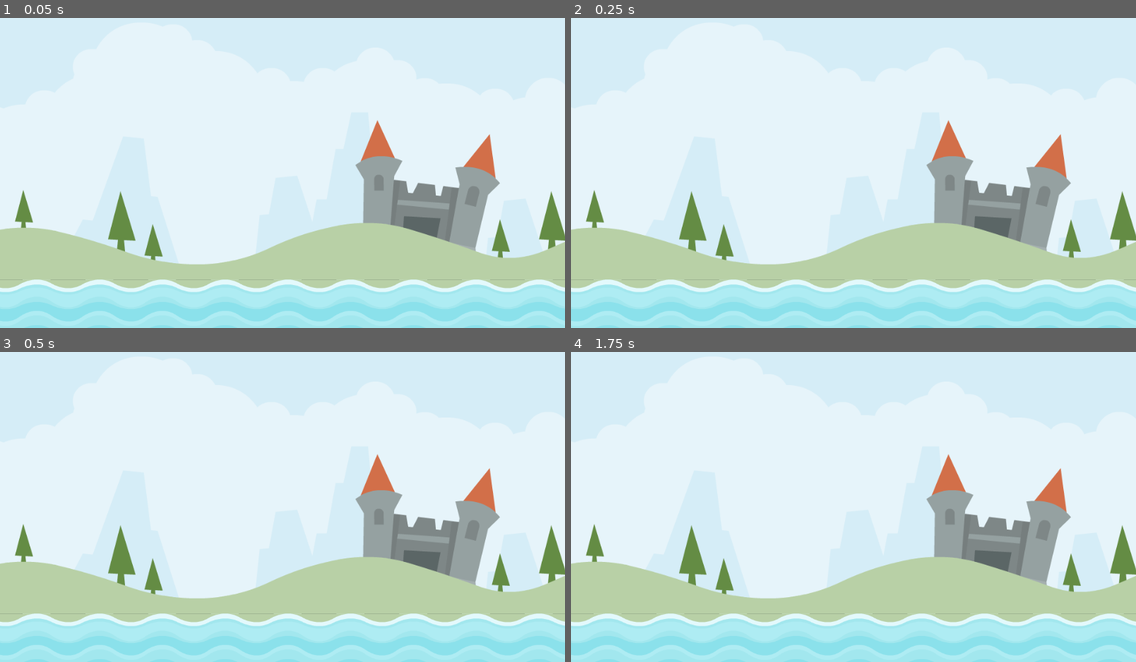
Above: before the commit, frames 1-4 (two rows, left to right).
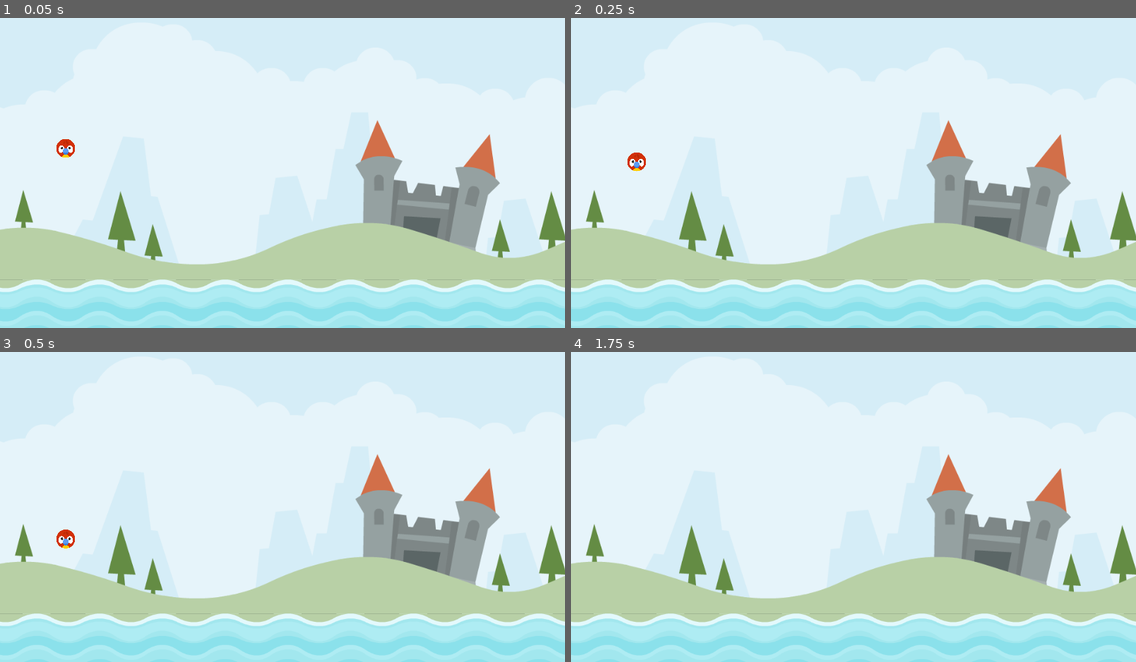
Above: after the commit, the same moments.

Repository: miguelbeltrancastro/Angry_Animals
Game: Godot game, scene res://scenes/level/level.tscn
The game is run twice, just before and just after one commit, with the same random seed, the same clock (stepped at 60 frames per second) and the same inputs.
Inputs (mouse positions are in pixels of both pictures, inside the frame that each line leads up to):
- Up to frame 1 (0.05 s): no input
- Up to frame 2 (0.25 s): no input
- Up to frame 3 (0.5 s): no input
- Up to frame 4 (1.75 s): move the mouse to (977, 488) at 0.52 s; click (977, 488) at 0.67 s; tap Enter at 1.25 s; move the mouse to (740, 519) at 1.27 s; click (740, 519) at 1.42 s

The runs differ from the first frame. In frame 1, 0.2% of the frame differs, in the area x 10-14%, y 39-45%; in frame 2, 0.2%; in frame 3, 0.2%, in the area x 10-14%, y 57-64%; in frame 4, nothing differs.

Commit message:
Added animal die logic

Diff:
--- /dev/null
+++ b/scenes/animal/animal.gd
@@ -0,0 +1,17 @@
+extends RigidBody2D
+
+
+# Called when the node enters the scene tree for the first time.
+func _ready():
+	pass # Replace with function body.
+
+
+# Called every frame. 'delta' is the elapsed time since the previous frame.
+func _physics_process(delta):
+	pass
+
+func die() -> void:
+	queue_free()
+
+func _on_visible_on_screen_notifier_2d_screen_exited():
+	die()
--- /dev/null
+++ b/scenes/animal/animal.tscn
@@ -0,0 +1,22 @@
+[gd_scene load_steps=4 format=3 uid="uid://cgohy2yacnlqs"]
+
+[ext_resource type="Texture2D" uid="uid://07jnfxpd2lru" path="res://assets/player/parrot.png" id="1_3vmgq"]
+[ext_resource type="Script" path="res://scenes/animal/animal.gd" id="1_ksuy0"]
+
+[sub_resource type="CircleShape2D" id="CircleShape2D_oeurf"]
+radius = 19.0
+
+[node name="Animal" type="RigidBody2D"]
+script = ExtResource("1_ksuy0")
+
+[node name="Sprite2D" type="Sprite2D" parent="."]
+scale = Vector2(0.15, 0.15)
+texture = ExtResource("1_3vmgq")
+
+[node name="CollisionShape2D" type="CollisionShape2D" parent="."]
+shape = SubResource("CircleShape2D_oeurf")
+
+[node name="VisibleOnScreenNotifier2D" type="VisibleOnScreenNotifier2D" parent="."]
+scale = Vector2(2.00096, 2.02227)
+
+[connection signal="screen_exited" from="VisibleOnScreenNotifier2D" to="." method="_on_visible_on_screen_notifier_2d_screen_exited"]
--- /dev/null
+++ b/scenes/level/level.gd
@@ -0,0 +1,19 @@
+extends Node2D
+
+const ANIMAL = preload("res://scenes/animal/animal.tscn")
+@onready var animal_start = $AnimalStart
+
+# Called when the node enters the scene tree for the first time.
+func _ready():
+	add_animal()
+
+
+
+# Called every frame. 'delta' is the elapsed time since the previous frame.
+func _process(delta):
+	pass
+
+func add_animal() -> void:
+	var animal = ANIMAL.instantiate()
+	animal.position = animal_start.position
+	add_child(animal)
--- a/scenes/level/level.tscn
+++ b/scenes/level/level.tscn
@@ -1,17 +1,20 @@
-[gd_scene load_steps=3 format=3 uid="uid://dtxqkvunwof4b"]
+[gd_scene load_steps=4 format=3 uid="uid://dtxqkvunwof4b"]
 
 [ext_resource type="Texture2D" uid="uid://dwy3l4ey028ja" path="res://assets/scene/colored_castle.png" id="1_bufkr"]
+[ext_resource type="Script" path="res://scenes/level/level.gd" id="1_pskx7"]
 [ext_resource type="PackedScene" uid="uid://dqxf17ujevwym" path="res://scenes/water/water.tscn" id="2_0rdki"]
 
 [node name="Level" type="Node2D"]
+script = ExtResource("1_pskx7")
 
 [node name="Background" type="Sprite2D" parent="."]
 position = Vector2(585, 306)
 scale = Vector2(1.2, 1.2)
 texture = ExtResource("1_bufkr")
 
+[node name="Water" parent="." instance=ExtResource("2_0rdki")]
+z_index = 1
+position = Vector2(5, 613)
+
 [node name="AnimalStart" type="Marker2D" parent="."]
 position = Vector2(134, 280)
-
-[node name="Water" parent="AnimalStart" instance=ExtResource("2_0rdki")]
-position = Vector2(-129, 333)
--- a/scenes/water/water.gd
+++ b/scenes/water/water.gd
@@ -2,5 +2,5 @@
 
 @onready var splash = $Splash
 
-func _on_body_entered(body):
+func _on_body_entered(_body):
 	splash.play()
